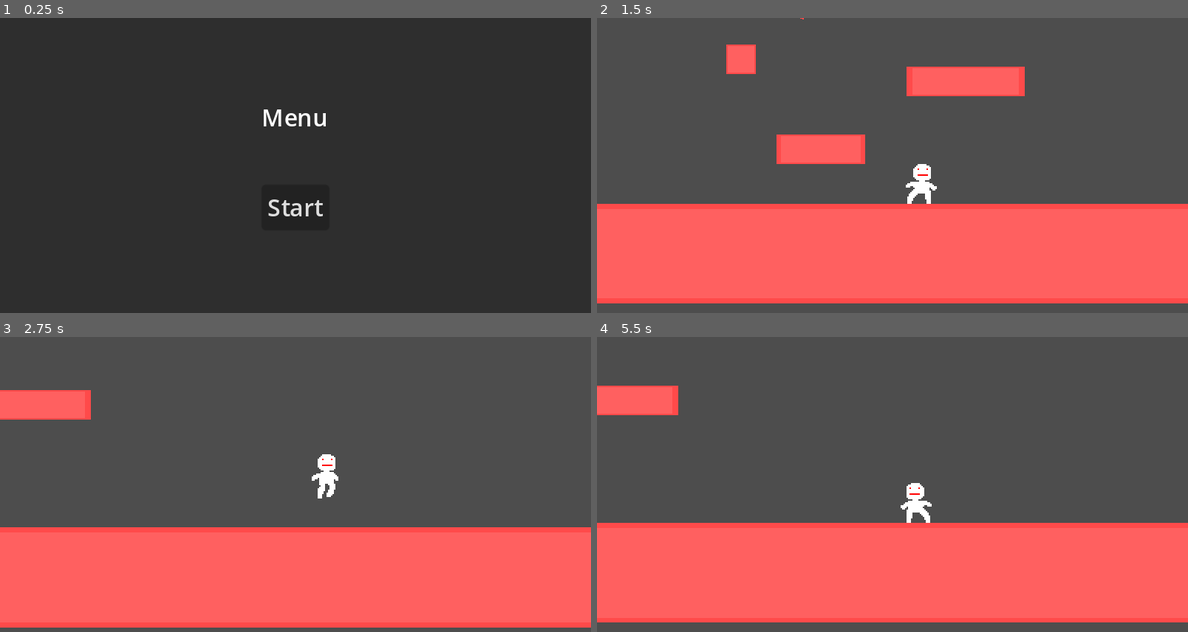
Above: before the commit, frames 1-4 (two rows, left to right).
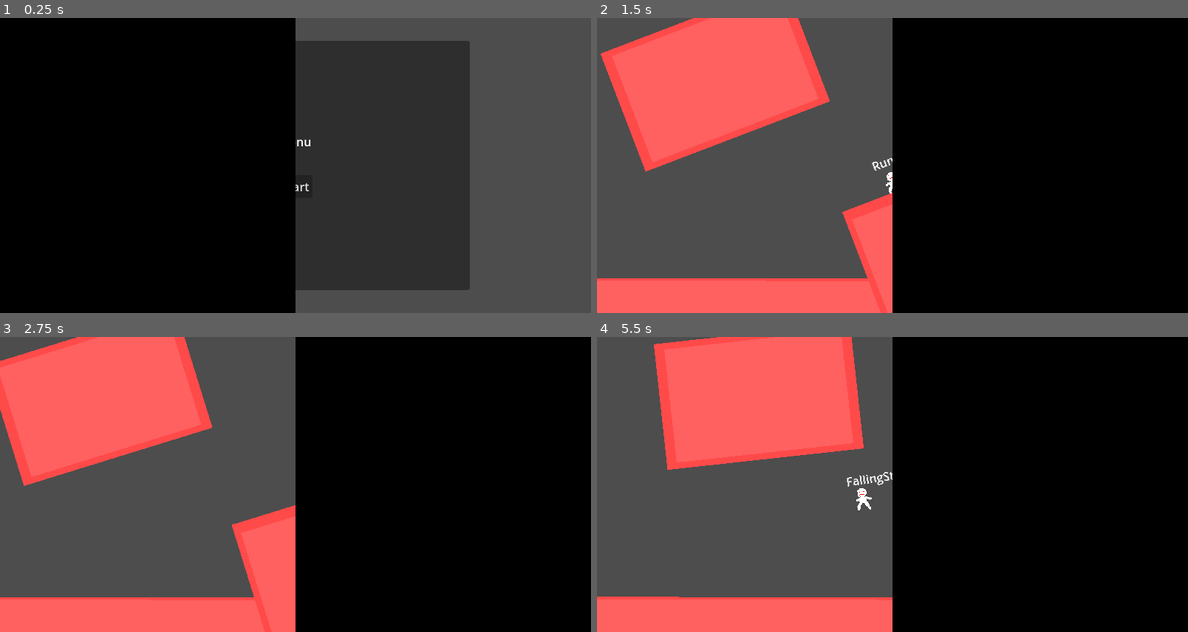
Above: after the commit, the same moments.

Repository: q-0q/grapple
Game: Godot game, scene res://Scenes/MainMenu.tscn
Two runs of this game, one before a commit and one after it. Both use one fixed random seed, a clock stepped at 60 frames per second and the inputs below.
Inputs (mouse positions are in pixels of both pictures, inside the frame that each line leads up to):
- Up to frame 1 (0.25 s): no input
- Up to frame 2 (1.5 s): click "Start" at 0.5 s; move the mouse to (1022, 150) at 1.27 s; hold D (Right) from 1.28 s (still down); hold L from 1.28 s (still down)
- Up to frame 3 (2.75 s): keep holding D (Right); tap W (Jump) at 1.52, 1.55, 1.82, 2.1, 2.27, 2.57 s; move the mouse to (177, 499) at 2.02 s; release L at 2.03 s; tap L at 2.3 s
- Up to frame 4 (5.5 s): move the mouse to (951, 419) at 2.77 s; release D (Right) at 2.78 s; press the mouse at (951, 419) at 2.78 s; hold A (Left) 2.78-3.53 s; tap W (Jump) at 3.05, 3.77, 4.07, 4.52, 4.55, 4.82, 5.1, 5.27 s; move the mouse to (862, 543) at 3.52 s; release the mouse at (862, 543) at 3.53 s; hold D (Right) 3.53-5.03 s; tap L at 3.6, 5.3 s; move the mouse to (1069, 528) at 4.27 s; hold L 4.28-5.03 s; move the mouse to (715, 440) at 5.02 s; hold A (Left) from 5.03 s (still down)

The runs differ from the first frame. In frame 1, 75% of the frame differs, in the area x 0-100%, y 0-100%; in frame 2, 77%; in frame 3, 73%; in frame 4, 79%.

Commit message:
some mo shit.

Diff:
--- /dev/null
+++ b/Autoload/NoiseManager.gd
@@ -0,0 +1,37 @@
+extends Node
+
+var cam : Camera2D
+var noise : FastNoiseLite
+
+var shake : float = 0.0
+var speed : float = 0.0
+var curve : Curve
+var timer : float = 0.0
+var total : float = 0.0
+
+func do_shake(_shake, _speed, _curve, _time):
+	shake = _shake
+	speed = _speed
+	curve = _curve
+	timer = _time
+	total = _time
+
+# Called when the node enters the scene tree for the first time.
+func _ready():
+	noise = FastNoiseLite.new()
+
+
+# Called every frame. 'delta' is the elapsed time since the previous frame.
+func _process(delta):
+	timer -= delta
+
+	if cam == null: return
+
+	if timer < 0:
+		cam.offset = Vector2.ZERO
+		return
+
+
+	var noise_offset = Vector2(noise.get_noise_1d(timer * speed),
+		noise.get_noise_1d(timer * speed + 100)) * shake * curve.sample(timer / total)
+	cam.offset = noise_offset
--- a/Scenes/Block.tscn
+++ b/Scenes/Block.tscn
@@ -1,10 +1,12 @@
-[gd_scene load_steps=3 format=3 uid="uid://5prwki4kuius"]
+[gd_scene load_steps=4 format=3 uid="uid://5prwki4kuius"]
 
+[ext_resource type="Script" path="res://Scripts/Block.gd" id="1_ens6p"]
 [ext_resource type="Texture2D" uid="uid://da8cvfnr47g68" path="res://Assets/Player/Block.png" id="1_njrbp"]
 
 [sub_resource type="RectangleShape2D" id="RectangleShape2D_g48tf"]
 
 [node name="Block" type="Node2D"]
+script = ExtResource("1_ens6p")
 
 [node name="Sprite2D" type="Sprite2D" parent="."]
 texture = ExtResource("1_njrbp")
--- a/Scenes/Game.tscn
+++ b/Scenes/Game.tscn
@@ -6,38 +6,32 @@
 [node name="Game" type="Node2D"]
 
 [node name="Player" parent="." instance=ExtResource("1_2jbx6")]
-position = Vector2(18, -32)
+position = Vector2(-148, -247)
+rotation = -0.00199038
+floor_max_angle = 1.0472
+floor_snap_length = 10.0
 
 [node name="Block" parent="." instance=ExtResource("2_fxnpu")]
 position = Vector2(1, 61)
+rotation = 0.0023125
 scale = Vector2(70.58, 3.38)
 
-[node name="Block2" parent="." instance=ExtResource("2_fxnpu")]
-position = Vector2(-79, -71)
-
-[node name="Block4" parent="." instance=ExtResource("2_fxnpu")]
-position = Vector2(-25, -10)
-scale = Vector2(3, 1)
-
-[node name="Block3" parent="." instance=ExtResource("2_fxnpu")]
-position = Vector2(73, -56)
-scale = Vector2(4, 1)
-
 [node name="Block5" parent="." instance=ExtResource("2_fxnpu")]
-position = Vector2(-61, -118)
-rotation = 0.3735
-scale = Vector2(3, 1)
+position = Vector2(-388, -246)
+rotation = -0.429351
+scale = Vector2(13.36, 8.56996)
 
 [node name="Block6" parent="." instance=ExtResource("2_fxnpu")]
-position = Vector2(87, -175)
-scale = Vector2(4, 1)
+position = Vector2(328, -37)
+rotation = 0.408407
+scale = Vector2(10.62, 14.41)
 
 [node name="Block7" parent="." instance=ExtResource("2_fxnpu")]
-position = Vector2(216, -136)
-rotation = 0.689999
-scale = Vector2(4, 1)
+position = Vector2(87, -373)
+rotation = -0.429351
+scale = Vector2(10.98, 8.57)
 
 [node name="Block8" parent="." instance=ExtResource("2_fxnpu")]
-position = Vector2(-44, -243)
-rotation = -0.606512
-scale = Vector2(4, 1)
+position = Vector2(-83, 39)
+rotation = -0.429351
+scale = Vector2(8.77, 14.33)
--- a/Scenes/Player.tscn
+++ b/Scenes/Player.tscn
@@ -27,6 +27,10 @@
 
 [sub_resource type="Curve" id="Curve_2qnwt"]
 _data = [Vector2(0, 0.994568), 0.0, -1.97481, 0, 0, Vector2(1, 0), -0.621793, 0.0, 0, 0]
+point_count = 2
+
+[sub_resource type="Curve" id="Curve_dhjw7"]
+_data = [Vector2(0, 0.00211763), 0.0, 0.0852298, 0, 0, Vector2(1, 1), 2.85308, 0.0, 0, 0]
 point_count = 2
 
 [sub_resource type="Animation" id="Animation_unlgx"]
@@ -397,7 +401,12 @@
 }
 
 [node name="Player" type="CharacterBody2D"]
+collision_layer = 2
+floor_constant_speed = true
+floor_max_angle = 1.48353
+floor_snap_length = 20.0
 script = ExtResource("1_5iq4m")
+ground_friction = 4.0
 air_friction = 3.0
 
 [node name="CollisionShape2D" type="CollisionShape2D" parent="."]
@@ -464,12 +473,14 @@
 
 [node name="FSM" type="Node" parent="."]
 script = ExtResource("2_thr5b")
+debug = true
 
 [node name="FallingStart" type="Node2D" parent="FSM"]
 script = ExtResource("4_vbqx8")
 min_velocity = -400.0
 time_to_min_velocity = 0.5
 curve = SubResource("Curve_am30v")
+coyote_time = 0.35
 
 [node name="Idle" type="Node2D" parent="FSM"]
 script = ExtResource("4_lku7h")
@@ -504,6 +515,7 @@
 
 [node name="AirGrappleFire" type="Node2D" parent="FSM"]
 script = ExtResource("12_wio8j")
+noise_curve = SubResource("Curve_dhjw7")
 
 [node name="Line2D" type="Line2D" parent="FSM/AirGrappleFire"]
 visible = false
--- /dev/null
+++ b/Scripts/Block.gd
@@ -0,0 +1,12 @@
+extends Node2D
+
+
+# Called when the node enters the scene tree for the first time.
+func _ready():
+	pass # Replace with function body.
+
+
+# Called every frame. 'delta' is the elapsed time since the previous frame.
+func _process(delta):
+	if name != 'Block':
+		rotate(0.1 * delta)
--- a/Scripts/Player/AirGrappleFire.gd
+++ b/Scripts/Player/AirGrappleFire.gd
@@ -1,6 +1,7 @@
 extends State
 
-@export var max_tether_distance : float = 50
+@export var grapple_distance : float = 250
+@export var noise_curve : Curve
 @onready var line : Line2D = $Line2D
 @onready var FiringPoint : Node2D = $"../../Sprite2D/GrappleFiringPoint"
 @onready var ExtensionPoint : Node2D = $holder/Sprite2D/ExtensionPoint
@@ -23,6 +24,8 @@
 	]
 
 func on_enter():
+
+		NoiseManager.do_shake(100, 30, noise_curve, 0.1)
 		is_attached = compute_attach_point()
 
 		character().get_node("AnimationPlayer").play("air_grapple_fire")
@@ -58,17 +61,26 @@
 
 func compute_attach_point() -> bool:
 	var cast : RayCast2D = FiringPoint.get_node("RayCast2D")
-	cast.target_position = (FiringPoint.get_local_mouse_position()).normalized() * 150
+	cast.target_position = (FiringPoint.get_local_mouse_position()).normalized() * grapple_distance
 	cast.force_raycast_update()
 	if cast.is_colliding():
 		attach_point = cast.get_collision_point()
+
+		var rot = -cast.get_collision_normal().angle_to(Vector2.UP)
+
+		if abs(rot) <= PI * 0.5:
+			pass
+			# print(rot)
+			#character().rotation = rot
 		return true
 	else:
-		attach_point = ((get_global_mouse_position() - character().position).normalized() * 150) + character().position
+		attach_point = ((get_global_mouse_position() - character().position).normalized() * grapple_distance) + character().position
 		return false
 
 func _on_timeout():
 	if !is_attached: return
-	var v = (attach_point - character().position).normalized() * 1000
+	#NoiseManager.do_shake(120, 50, noise_curve, 0.2)
+	var v = (attach_point - character().position).normalized() * 2000
+	if v.y > 0: v.y += 20
 	character().velocity.y += v.y * 4
 	character().velocity.x += v.x / 2
--- a/Scripts/Player/FallingStart.gd
+++ b/Scripts/Player/FallingStart.gd
@@ -27,7 +27,7 @@
 	init_y = character().position.y
 	character().get_node("AnimationPlayer").play("fall1")
 	if $"..".previous_state.has_flag("ground"):
-		transition_list.append($"../Rise")
+		transition_list.append($"../RisingStop")
 
 
 func on_process():
@@ -43,14 +43,14 @@
 		character().compute_air_x_vel(horizontal_speed)
 
 	if time_in_current_state >= coyote_time:
-		transition_list.erase($"../Rise")
+		transition_list.erase($"../RisingStop")
 
 	if time_in_current_state >= time_to_min_velocity:
 		transition_list.append($"../Fall")
 
 func on_exit():
 	transition_list.erase($"../Fall")
-	transition_list.erase($"../Rise")
+	transition_list.erase($"../RisingStop")
 
 func condition():
 	return !character().is_on_floor() and \
--- a/Scripts/Player/Idle.gd
+++ b/Scripts/Player/Idle.gd
@@ -1,4 +1,6 @@
 extends State
+
+var init_ground_rel_pos : Vector2
 
 func _ready():
 
@@ -15,9 +17,12 @@
 	]
 
 func on_enter():
+
 		character().get_node("AnimationPlayer").play("idle")
+		character().rotation = -character().get_floor_normal().angle_to(Vector2.UP)
 
 func on_process():
+	character().rotation = -character().get_floor_normal().angle_to(Vector2.UP)
 	character().velocity.x = character().compute_ground_x_vel(0)
 
 func on_exit():
--- a/Scripts/Player/Player.gd
+++ b/Scripts/Player/Player.gd
@@ -2,6 +2,10 @@
 
 @export var ground_friction : float = 20
 @export var air_friction : float = 20
+
+
+func _ready():
+	NoiseManager.cam = $Camera2D
 
 func _process(delta):
 
@@ -12,6 +16,11 @@
 	$FSM.update()
 
 	move_and_slide()
+
+	if Input.is_key_pressed(KEY_L):
+		Engine.time_scale = 0.05
+	else:
+		Engine.time_scale = 1
 
 
 func compute_x_velocity(friction : float, goal: float) -> float:
--- a/Scripts/Player/RisingStop.gd
+++ b/Scripts/Player/RisingStop.gd
@@ -5,7 +5,6 @@
 @export var curve : Curve
 @export var input_release_tightness : float
 @export var horizontal_speed : float = 100
-
 
 var input_released : bool = false
 var input_release_time_offset : float = 100
@@ -22,6 +21,8 @@
 	transition_list = [
 		$"../FallingStart",
 		$"../AirGrappleHold",
+		$"../Idle",
+		$"../Run",
 	]
 
 	flags = [
@@ -29,8 +30,6 @@
 	]
 
 func on_enter():
-
-
 
 	input_released = false
 	input_release_time_offset = 0
@@ -52,6 +51,8 @@
 
 func on_process():
 
+	if character().is_on_ceiling():
+		print("BONK!")
 
 	if Input.is_action_just_released("Jump") and !input_released:
 		input_released = true
@@ -63,13 +64,9 @@
 	character().velocity.x = \
 		character().compute_air_x_vel(horizontal_speed)
 
-
-
-func on_exit():
-	pass
-
 func condition():
-	return character().velocity.y < 0 or Input.is_action_just_pressed("Jump")
+	return character().velocity.y < 0 \
+		or Input.is_action_just_pressed("Jump")
 
 func get_y_velocity_from_time(time) -> float:
 	var weight = curve.sample_baked(time / time_to_max_velocity)
--- a/Scripts/Player/Run.gd
+++ b/Scripts/Player/Run.gd
@@ -26,6 +26,7 @@
 
 func on_enter():
 	speed = base_speed
+	character().rotation = -character().get_floor_normal().angle_to(Vector2.UP)
 
 	if $"..".previous_state.has_flag("air"):
 		character().get_node("AnimationPlayer").play("grind1_fromair")
@@ -35,6 +36,9 @@
 
 func on_process():
 
+	character().rotation = -character().get_floor_normal().angle_to(Vector2.UP)
+
+	var base_vel : Vector2 = Vector2.ZERO
 	if Input.is_action_pressed("Left"):
 		character().velocity.x = character().compute_ground_x_vel(-speed)
 	elif Input.is_action_pressed("Right"):
--- a/project.godot
+++ b/project.godot
@@ -21,6 +21,7 @@
 
 SceneManager="*res://Autoload/SceneManager/SceneManager.tscn"
 Util="*res://Autoload/Util.gd"
+NoiseManager="*res://Autoload/NoiseManager.gd"
 
 [display]
 
@@ -28,6 +29,7 @@
 window/size/viewport_height=200
 window/size/mode=2
 window/stretch/mode="canvas_items"
+window/stretch/scale=0.5
 
 [input]
 
Not shown: 1 places in Scenes/Player.tscn that only renumber resources
